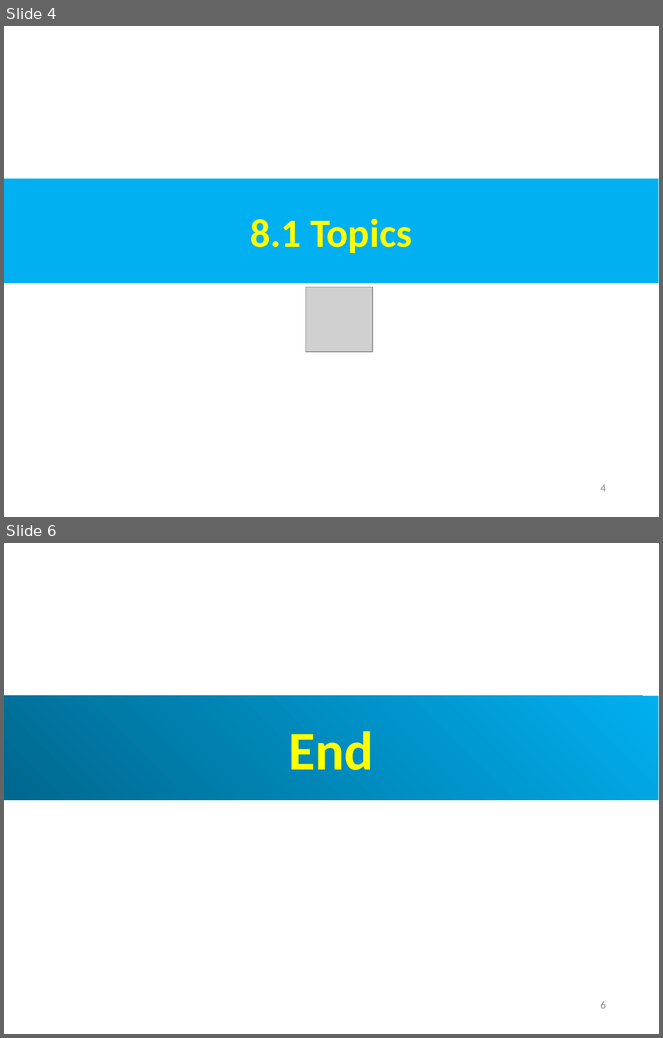
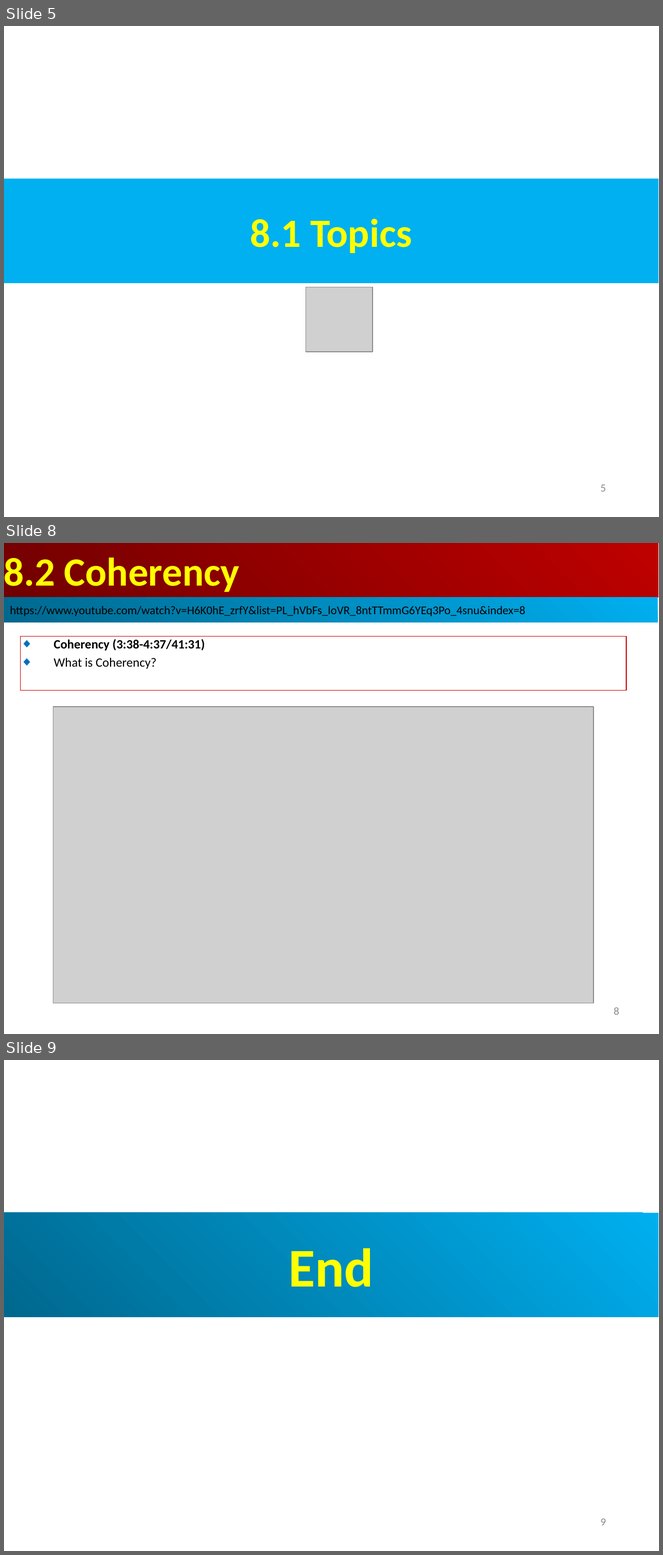
Before and after one commit to peterhchen/AIU_CS850_Gem5_McPAT, a slide deck: 050_Gem5/008.CacheMod/000_Video/008.CacheMod.ppt. Shown one above the other, each under a label of ours: slides 4 and 6 before the commit, slides 5, 8 and 9 after it; the slides between them are not shown. The pictures are 663x1038 and 663x1555 pixels, drawn with LibreOffice and Linux fonts; fonts in the diff are those of the drawing; grey boxes stand for pictures. Boxes give left, top, right and bottom in pixels: in the first picture for what was removed or moved away, otherwise in the second. Text is boxed around its words. In the diff, an @@ line names an element or a change of style, - is before the commit and + after.

```diff
--- a/050_Gem5/008.CacheMod/000_Video/008.CacheMod.ppt
+++ b/050_Gem5/008.CacheMod/000_Video/008.CacheMod.ppt
@@ slide 8 added at [4,543,659,1034], background #FFFFFF @@
@@ rectangle added at [4,543,659,598], fill gradient #BF0000 to #710000, 44 pt, text #FFFF00, bold @@
+8.2 Coherency
@@ rectangle added at [4,598,658,623], fill gradient #00AFEF to #00688E, 13 pt, text #000000 @@
+https://www.youtube.com/watch?v=H6K0hE_zrfY&list=PL_hVbFs_loVR_8ntTTmmG6YEq3Po_4snu&index=8
@@ rectangle added at [21,636,626,691], outline #C00000 0.74 pt, 14 pt, text #000000, bold @@
+◆ Coherency (3:38-4:37/41:31)
+◆ What is Coherency?
@@ picture added at [53,707,594,1004] @@
@@ page number added at [614,1008,620,1015], 12 pt, text #8B8B8B @@
+8
@@ what was slide 4 is now slide 5 @@
@@ page number at [600,485,606,492]: text changed @@
-4
+5
@@ what was slide 6 is now slide 9 @@
@@ page number at [600,1519,606,1526]: text changed @@
-6
+9
```
Also in this commit, not shown: 3 slides changed, 2 other slides added.
